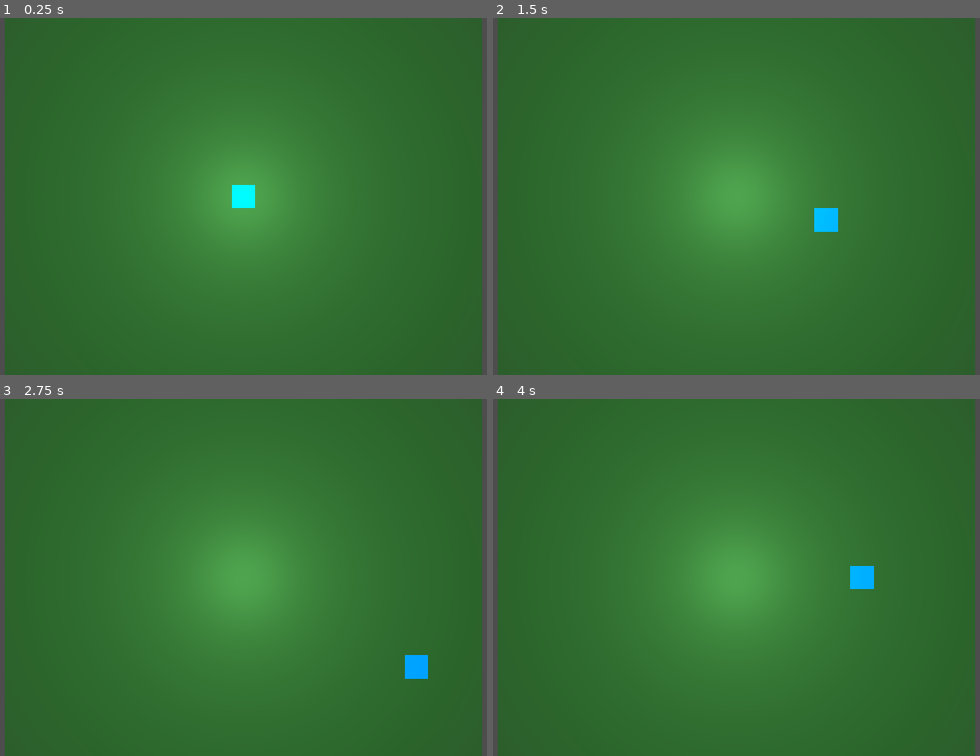
Above: before the commit, frames 1-4 (two rows, left to right).
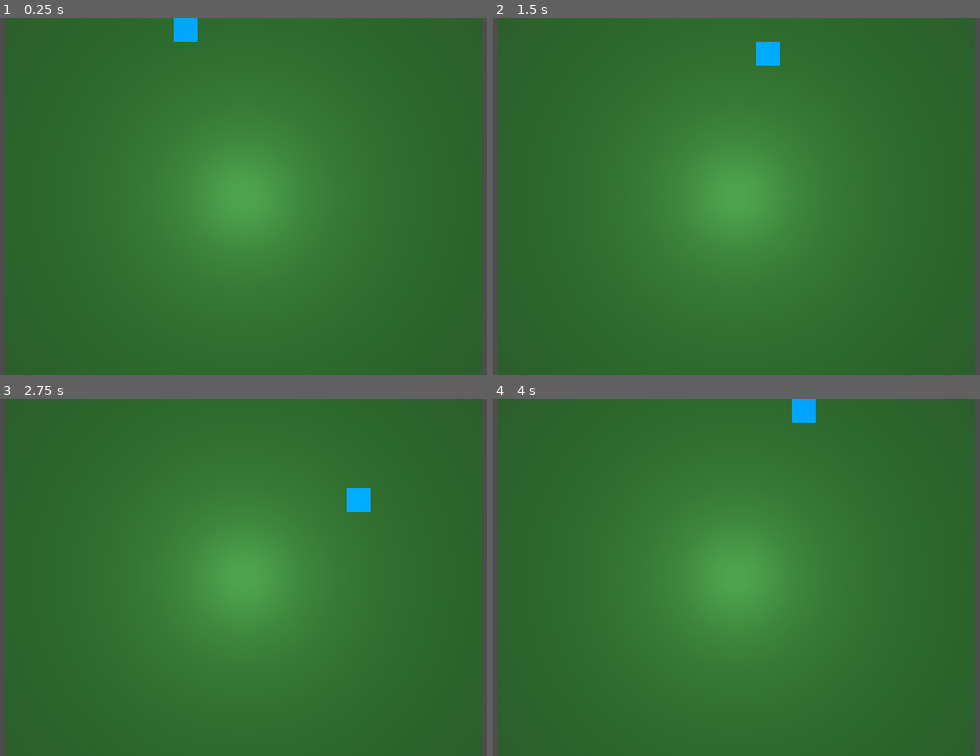
Above: after the commit, the same moments.

Repository: bluehexagons/snakeproject
Game: Godot game, scene res://scenes/main.tscn
The game is run twice, just before and just after one commit, with the same random seed, the same clock (stepped at 60 frames per second) and the same inputs.
Inputs:
- Up to frame 1 (0.25 s): no input
- Up to frame 2 (1.5 s): tap Enter at 0.5 s; hold D (move_right) 0.53-1.28 s; hold S (move_down) from 1.28 s (still down)
- Up to frame 3 (2.75 s): release S (move_down) at 2.03 s; hold D (move_right) from 2.03 s (still down)
- Up to frame 4 (4 s): release D (move_right) at 2.78 s; hold W (move_up) 2.78-3.53 s; hold A (move_left) from 3.53 s (still down)

The runs differ from the first frame. In frame 1, 0.6% of the frame differs, in the area x 35-53%, y 0-54%; in frame 2, 0.7%, in the area x 54-71%, y 6-60%; in frame 3, 0.6%; in frame 4, 0.6%.

Commit message:
(AI) Spawn player after game start

Diff:
--- a/scenes/main.tscn
+++ b/scenes/main.tscn
@@ -1,6 +1,6 @@
 [gd_scene load_steps=4 format=3 uid="uid://b6s0if4c7k0x"]
 
-[ext_resource type="PackedScene" uid="uid://dx8j5p2kqv4ur" path="res://scenes/player.tscn" id="1_ytehl"]
+[ext_resource type="Script" path="res://scripts/game_manager.gd" id="1_script"]
 
 [sub_resource type="PlaneMesh" id="PlaneMesh_1"]
 size = Vector2(20, 20)
@@ -10,6 +10,7 @@
 metallic_specular = 0.0
 
 [node name="Main" type="Node3D"]
+script = ExtResource("1_script")
 
 [node name="Ground" type="MeshInstance3D" parent="."]
 mesh = SubResource("PlaneMesh_1")
@@ -28,5 +29,3 @@
 transform = Transform3D(1, 0, 0, 0, -4.37114e-08, 1, 0, -1, -4.37114e-08, 0, 10, 0)
 projection = 1
 size = 15.0
-
-[node name="Player" parent="." instance=ExtResource("1_ytehl")]
--- /dev/null
+++ b/scripts/game_manager.gd
@@ -0,0 +1,16 @@
+extends Node3D
+
+const PLAYER_SCENE = preload("res://scenes/player.tscn")
+const SPAWN_AREA_SIZE = Vector2(8, 8)  # Keep within camera view
+
+func _ready():
+	spawn_player()
+
+func spawn_player():
+	var player = PLAYER_SCENE.instantiate()
+	add_child(player)
+
+	# Random position within spawn area
+	var random_x = randf_range(-SPAWN_AREA_SIZE.x, SPAWN_AREA_SIZE.x)
+	var random_z = randf_range(-SPAWN_AREA_SIZE.y, SPAWN_AREA_SIZE.y)
+	player.position = Vector3(random_x, 0, random_z)
